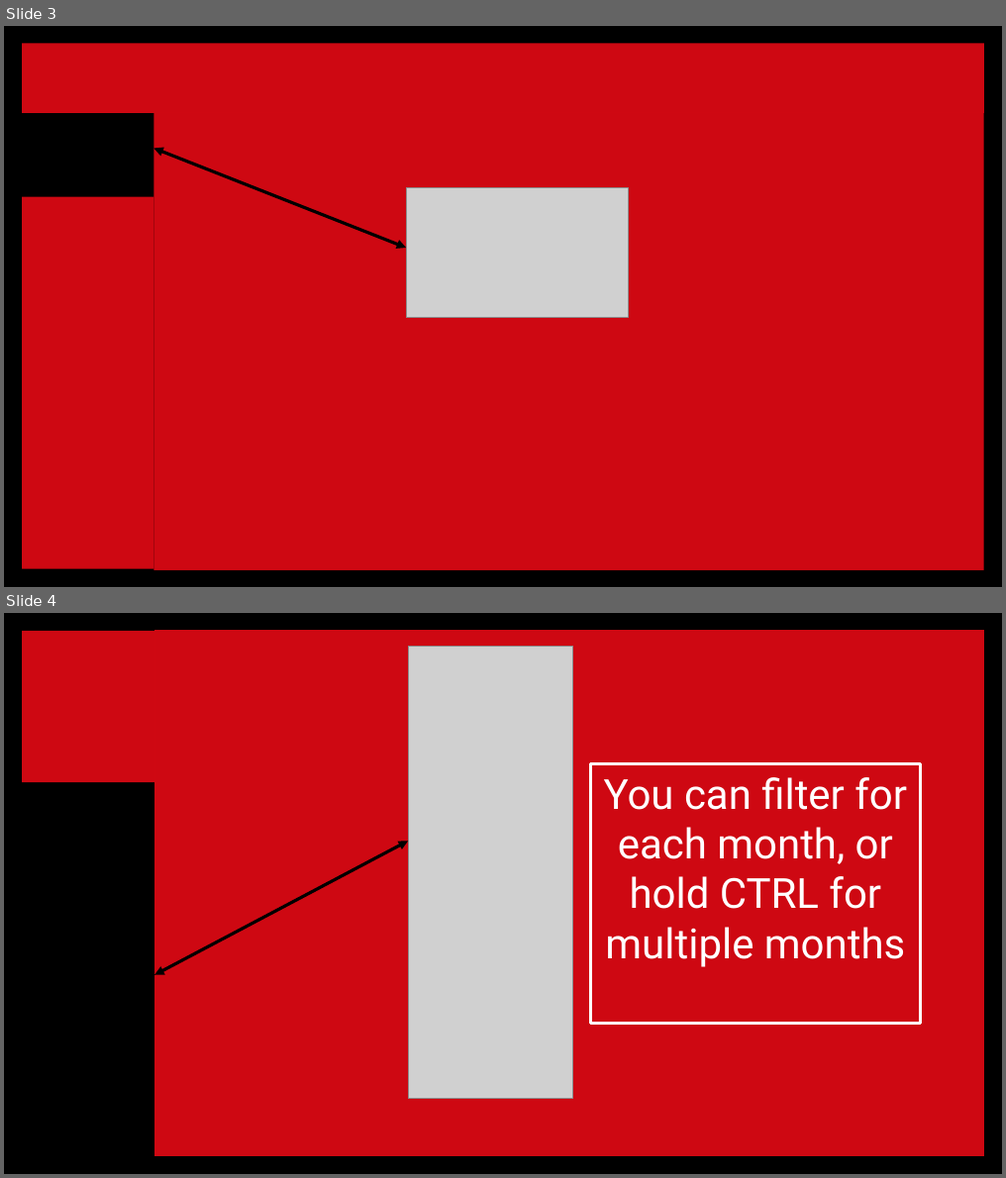
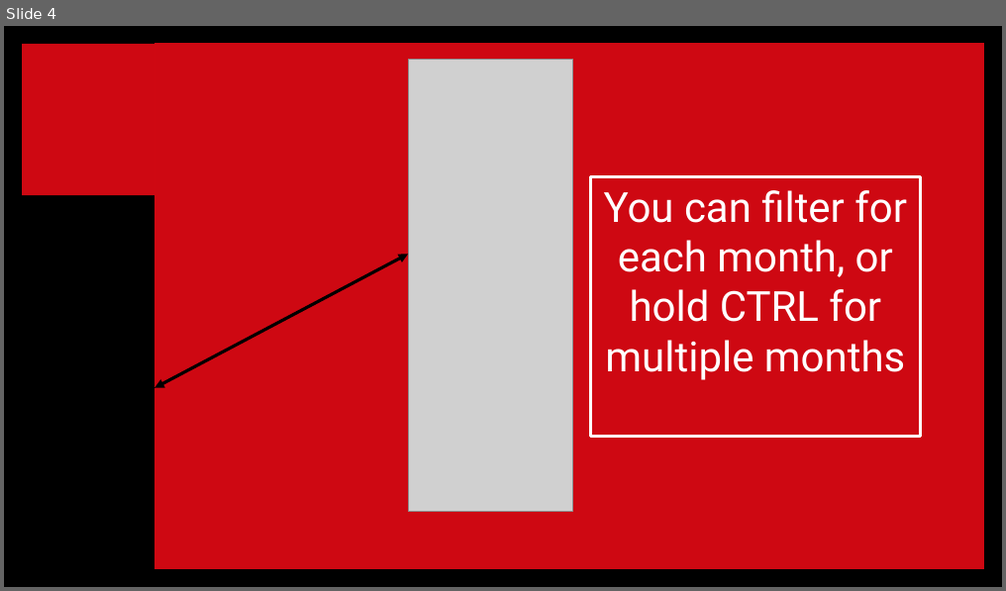
Before and after one commit to adampratama21/data-analytics-projects, a slide deck: netflix-shows/docs/Netflix_Dashboard_Guide.pptx. Shown one above the other, each under a label of ours: slides 3 and 4 before the commit, slide 4 after it. The pictures are 1006x1178 and 1006x591 pixels, drawn with LibreOffice and Linux fonts; fonts in the diff are those of the drawing; grey boxes stand for pictures; background and template pictures are left out. Boxes give left, top, right and bottom in pixels: in the first picture for what was removed or moved away, otherwise in the second. Text is boxed around its words. In the diff, an @@ line names an element or a change of style, - is before the commit and + after.

```diff
--- a/netflix-shows/docs/Netflix_Dashboard_Guide.pptx
+++ b/netflix-shows/docs/Netflix_Dashboard_Guide.pptx
@@ slide 3 removed at (4,26,1002,587), background picture (left out) @@
@@ rectangle removed at (22,43,984,113) @@
@@ rectangle removed at (153,113,984,571) @@
@@ double arrow removed from (153, 148) to (406, 248) @@
@@ rectangle removed at (22,196,153,570) @@
@@ picture removed at (406,187,628,318) @@
```
Also in this commit, not shown: 1 slide added.
